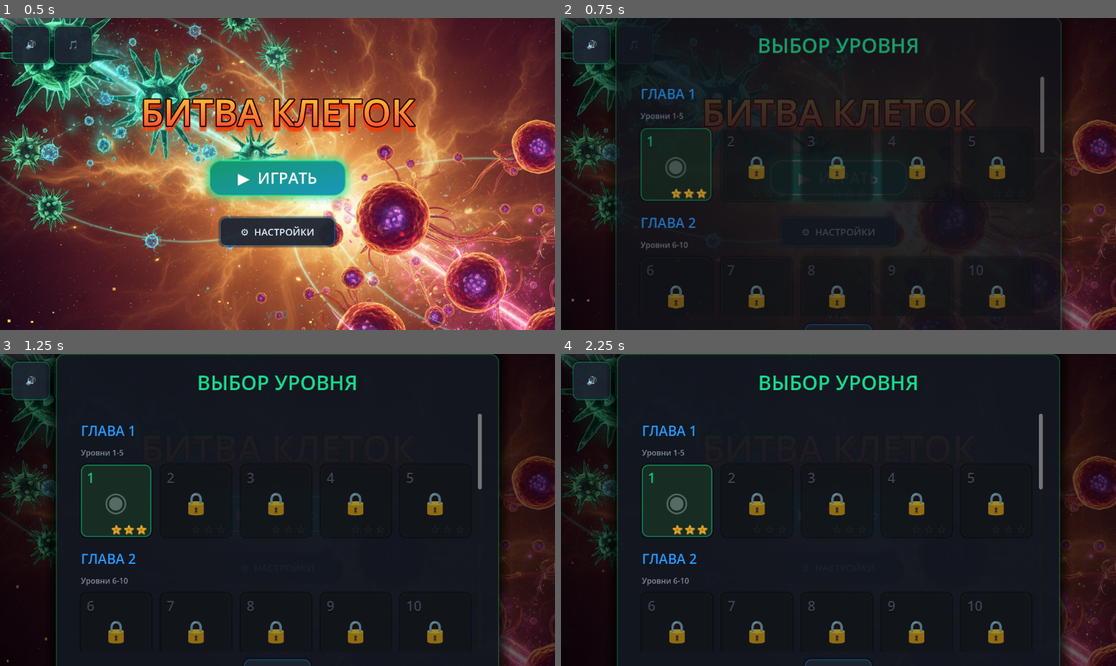
Above: before the commit, frames 1-4 (two rows, left to right).
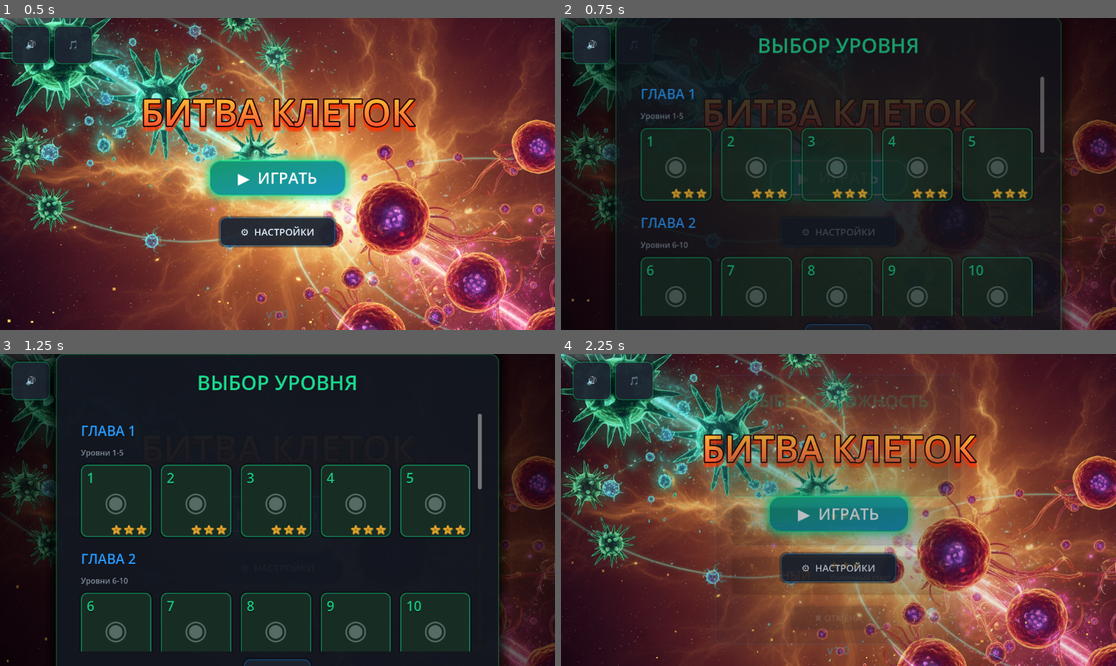
Above: after the commit, the same moments.

Repository: alexey231090/CellColony
Game: Godot game, scene res://scenes/ui/main_menu/main_menu.tscn
The game is run twice, just before and just after one commit, with the same random seed, the same clock (stepped at 60 frames per second) and the same inputs.
Inputs (mouse positions are in pixels of both pictures, inside the frame that each line leads up to):
- Up to frame 1 (0.5 s): no input
- Up to frame 2 (0.75 s): click "▶ ИГРАТЬ" at 0.5 s
- Up to frame 3 (1.25 s): no input
- Up to frame 4 (2.25 s): click "▶ ИГРАТЬ" at 1.25 s; click (838, 475) at 2.02 s

Frame 1 is identical in both runs. In frame 2, 4.1% of the frame differs, in the area x 14-85%, y 35-96%; in frame 3, 4.3%; in frame 4, 94%, in the area x 0-100%, y 0-100%.

Commit message:
Expand campaign through chapter 2
Add the first 10 organic level configs with varied spawns, enemy factions, and island layouts so the campaign ramps up earlier without losing neutral density.

Diff:
--- a/scenes/levels/organic_level.gd
+++ b/scenes/levels/organic_level.gd
@@ -1,10 +1,16 @@
 extends Node2D
 
-const FACTION_BASES_NORMALIZED: Array[Dictionary] = [
-	{"type": BaseCell.OwnerType.PLAYER, "pos": Vector2(-0.68, -0.68)},
-	{"type": BaseCell.OwnerType.ENEMY_RED, "pos": Vector2(0.68, 0.68)},
-	{"type": BaseCell.OwnerType.ENEMY_GREEN, "pos": Vector2(0.68, -0.68)},
-	{"type": BaseCell.OwnerType.ENEMY_YELLOW, "pos": Vector2(-0.68, 0.68)},
+const SPAWN_SLOTS_NORMALIZED: Array[Vector2] = [
+	Vector2(-0.68, -0.68),
+	Vector2(0.68, 0.68),
+	Vector2(0.68, -0.68),
+	Vector2(-0.68, 0.68),
+]
+
+const DEFAULT_ENEMY_TYPES: Array[int] = [
+	BaseCell.OwnerType.ENEMY_RED,
+	BaseCell.OwnerType.ENEMY_GREEN,
+	BaseCell.OwnerType.ENEMY_YELLOW,
 ]
 
 ## ORGANIC LEVEL - CLEAN VERSION ##
@@ -61,8 +67,10 @@
 
 	# 3. Спавним игрока и врагов по конфигу уровня
 	var base_positions: Array[Vector2] = []
+	var player_spawn_slot: int = clampi(int(level_data.get("player_spawn_slot", 0)), 0, SPAWN_SLOTS_NORMALIZED.size() - 1)
+	var enemy_spawn_slots: Array = level_data.get("enemy_spawn_slots", [1, 2, 3])
 	var player_base_pos: Vector2 = _find_safe_pos(
-		FACTION_BASES_NORMALIZED[0].pos * Vector2(level_rect.size.x * 0.5, level_rect.size.y * 0.5),
+		SPAWN_SLOTS_NORMALIZED[player_spawn_slot] * Vector2(level_rect.size.x * 0.5, level_rect.size.y * 0.5),
 		playable_polygon_pts
 	)
 	base_positions.append(player_base_pos)
@@ -71,14 +79,22 @@
 	player_cell.z_index = 100
 	var difficulty: String = String(level_data.get("selected_difficulty", "easy"))
 	var enemy_start_cell_count: int = _get_enemy_start_cell_count(difficulty)
+	var configured_enemy_types: Array = level_data.get("enemy_types", [])
 
 	for i in range(1, int(level_data.get("num_enemies", 1)) + 1):
-		if i >= FACTION_BASES_NORMALIZED.size():
+		if i > DEFAULT_ENEMY_TYPES.size():
 			break
-		var raw_pos: Vector2 = FACTION_BASES_NORMALIZED[i].pos * Vector2(level_rect.size.x * 0.5, level_rect.size.y * 0.5)
+		var spawn_slot_index: int = i
+		if i - 1 < enemy_spawn_slots.size():
+			spawn_slot_index = clampi(int(enemy_spawn_slots[i - 1]), 0, SPAWN_SLOTS_NORMALIZED.size() - 1)
+		var raw_pos: Vector2 = SPAWN_SLOTS_NORMALIZED[spawn_slot_index] * Vector2(level_rect.size.x * 0.5, level_rect.size.y * 0.5)
 		var enemy_pos: Vector2 = _find_safe_pos(raw_pos, playable_polygon_pts)
 		base_positions.append(enemy_pos)
-		var enemy_type: int = int(FACTION_BASES_NORMALIZED[i].type)
+		var enemy_type: int = DEFAULT_ENEMY_TYPES[i - 1]
+		if i - 1 < configured_enemy_types.size():
+			enemy_type = int(configured_enemy_types[i - 1])
+		elif i == 1:
+			enemy_type = int(level_data.get("enemy_type", enemy_type))
 		var enemy_spawn_energies: Array[float] = [28.0, 16.0, 12.0]
 		for spawn_index in range(enemy_start_cell_count):
 			var spawn_pos := enemy_pos
--- a/scenes/levels/organic_level.tscn
+++ b/scenes/levels/organic_level.tscn
@@ -79,3 +79,7 @@
 [node name="AIManager_Green" type="Node" parent="."]
 script = ExtResource("9_ai")
 faction = 3
+
+[node name="AIManager_Yellow" type="Node" parent="."]
+script = ExtResource("9_ai")
+faction = 4
--- a/scripts/core/LevelManager.gd
+++ b/scripts/core/LevelManager.gd
@@ -6,7 +6,7 @@
 const CHAPTER_SIZE := 5
 
 var current_level: int = 1
-var unlocked_levels: int = 1
+var unlocked_levels: int = 10
 var selected_difficulty: String = DIFFICULTY_EASY
 
 const DEFAULT_LEVEL_DATA := {
@@ -31,7 +31,7 @@
 		"has_islands": true,
 		"is_organic": true,
 		"map_scale": 1.1,
-		"num_neutrals": 46,
+		"num_neutrals": 61,
 		"seed": 101,
 		"shape_type": "rounded_box",
 		"shape_size": Vector2(7200, 5000),
@@ -57,6 +57,555 @@
 				"radius_y": 140.0,
 				"rotation": 0.73,
 				"noise_amp": 0.2,
+			},
+		],
+	},
+	{
+		"id": 2,
+		"chapter": 1,
+		"title": "Тройной Барьер",
+		"scene_path": "res://scenes/levels/organic_level.tscn",
+		"num_enemies": 1,
+		"enemy_type": BaseCell.OwnerType.ENEMY_GREEN,
+		"has_islands": true,
+		"is_organic": true,
+		"map_scale": 1.1,
+		"num_neutrals": 61,
+		"seed": 118,
+		"shape_type": "rounded_box",
+		"shape_size": Vector2(7200, 5000),
+		"shape_power": 4.6,
+		"play_area_radius_mult": 1.0,
+		"noise_freq": 0.0014,
+		"noise_amp": 0.08,
+		"island_count": 3,
+		"island_radius": 340.0,
+		"island_noise_freq": 0.0032,
+		"island_noise_amp": 0.22,
+		"island_specs": [
+			{
+				"center_ratio": Vector2(0.46, -0.3),
+				"radius_x": 430.0,
+				"radius_y": 220.0,
+				"rotation": -0.3,
+				"noise_amp": 0.26,
+			},
+			{
+				"center_ratio": Vector2(0.02, -0.02),
+				"radius_x": 380.0,
+				"radius_y": 240.0,
+				"rotation": 0.22,
+				"noise_amp": 0.2,
+			},
+			{
+				"center_ratio": Vector2(-0.44, 0.32),
+				"radius_x": 410.0,
+				"radius_y": 210.0,
+				"rotation": 0.58,
+				"noise_amp": 0.22,
+			},
+		],
+	},
+	{
+		"id": 3,
+		"chapter": 1,
+		"title": "Двойной Контакт",
+		"scene_path": "res://scenes/levels/organic_level.tscn",
+		"player_spawn_slot": 3,
+		"enemy_spawn_slots": [1, 2],
+		"num_enemies": 2,
+		"enemy_types": [BaseCell.OwnerType.ENEMY_RED, BaseCell.OwnerType.ENEMY_YELLOW],
+		"has_islands": true,
+		"is_organic": true,
+		"map_scale": 1.1,
+		"num_neutrals": 62,
+		"seed": 135,
+		"shape_type": "rounded_box",
+		"shape_size": Vector2(7200, 5000),
+		"shape_power": 4.6,
+		"play_area_radius_mult": 1.0,
+		"noise_freq": 0.0014,
+		"noise_amp": 0.08,
+		"island_count": 4,
+		"island_radius": 310.0,
+		"island_noise_freq": 0.0032,
+		"island_noise_amp": 0.22,
+		"island_specs": [
+			{
+				"center_ratio": Vector2(0.08, -0.32),
+				"radius_x": 320.0,
+				"radius_y": 180.0,
+				"rotation": -0.18,
+				"noise_amp": 0.22,
+			},
+			{
+				"center_ratio": Vector2(0.38, 0.08),
+				"radius_x": 360.0,
+				"radius_y": 210.0,
+				"rotation": 0.46,
+				"noise_amp": 0.2,
+			},
+			{
+				"center_ratio": Vector2(-0.08, 0.28),
+				"radius_x": 300.0,
+				"radius_y": 190.0,
+				"rotation": 0.2,
+				"noise_amp": 0.18,
+			},
+			{
+				"center_ratio": Vector2(-0.32, 0.06),
+				"radius_x": 340.0,
+				"radius_y": 170.0,
+				"rotation": -0.55,
+				"noise_amp": 0.23,
+			},
+		],
+	},
+	{
+		"id": 4,
+		"chapter": 1,
+		"title": "Перекрестный Рост",
+		"scene_path": "res://scenes/levels/organic_level.tscn",
+		"player_spawn_slot": 1,
+		"enemy_spawn_slots": [2, 3],
+		"num_enemies": 2,
+		"enemy_types": [BaseCell.OwnerType.ENEMY_GREEN, BaseCell.OwnerType.ENEMY_YELLOW],
+		"has_islands": true,
+		"is_organic": true,
+		"map_scale": 1.1,
+		"num_neutrals": 62,
+		"seed": 152,
+		"shape_type": "rounded_box",
+		"shape_size": Vector2(7200, 5000),
+		"shape_power": 4.6,
+		"play_area_radius_mult": 1.0,
+		"noise_freq": 0.0014,
+		"noise_amp": 0.08,
+		"island_count": 4,
+		"island_radius": 350.0,
+		"island_noise_freq": 0.0032,
+		"island_noise_amp": 0.22,
+		"island_specs": [
+			{
+				"center_ratio": Vector2(-0.42, -0.08),
+				"radius_x": 420.0,
+				"radius_y": 220.0,
+				"rotation": -0.34,
+				"noise_amp": 0.24,
+			},
+			{
+				"center_ratio": Vector2(0.24, -0.34),
+				"radius_x": 330.0,
+				"radius_y": 190.0,
+				"rotation": 0.28,
+				"noise_amp": 0.2,
+			},
+			{
+				"center_ratio": Vector2(0.44, 0.24),
+				"radius_x": 380.0,
+				"radius_y": 210.0,
+				"rotation": 0.52,
+				"noise_amp": 0.22,
+			},
+			{
+				"center_ratio": Vector2(-0.28, 0.42),
+				"radius_x": 350.0,
+				"radius_y": 180.0,
+				"rotation": -0.08,
+				"noise_amp": 0.19,
+			},
+		],
+	},
+	{
+		"id": 5,
+		"chapter": 1,
+		"title": "Плотная Мембрана",
+		"scene_path": "res://scenes/levels/organic_level.tscn",
+		"player_spawn_slot": 2,
+		"enemy_spawn_slots": [1, 3],
+		"num_enemies": 2,
+		"enemy_types": [BaseCell.OwnerType.ENEMY_RED, BaseCell.OwnerType.ENEMY_GREEN],
+		"has_islands": true,
+		"is_organic": true,
+		"map_scale": 1.1,
+		"num_neutrals": 63,
+		"seed": 169,
+		"shape_type": "rounded_box",
+		"shape_size": Vector2(7200, 5000),
+		"shape_power": 4.6,
+		"play_area_radius_mult": 1.0,
+		"noise_freq": 0.0014,
+		"noise_amp": 0.08,
+		"island_count": 5,
+		"island_radius": 330.0,
+		"island_noise_freq": 0.0032,
+		"island_noise_amp": 0.22,
+		"island_specs": [
+			{
+				"center_ratio": Vector2(-0.32, -0.34),
+				"radius_x": 330.0,
+				"radius_y": 170.0,
+				"rotation": -0.4,
+				"noise_amp": 0.22,
+			},
+			{
+				"center_ratio": Vector2(0.36, -0.14),
+				"radius_x": 370.0,
+				"radius_y": 200.0,
+				"rotation": 0.18,
+				"noise_amp": 0.2,
+			},
+			{
+				"center_ratio": Vector2(-0.46, 0.12),
+				"radius_x": 310.0,
+				"radius_y": 190.0,
+				"rotation": 0.66,
+				"noise_amp": 0.18,
+			},
+			{
+				"center_ratio": Vector2(0.16, 0.28),
+				"radius_x": 340.0,
+				"radius_y": 210.0,
+				"rotation": -0.14,
+				"noise_amp": 0.21,
+			},
+			{
+				"center_ratio": Vector2(-0.08, 0.46),
+				"radius_x": 280.0,
+				"radius_y": 150.0,
+				"rotation": 0.1,
+				"noise_amp": 0.17,
+			},
+		],
+	},
+	{
+		"id": 6,
+		"chapter": 2,
+		"title": "Дуговой Раздел",
+		"scene_path": "res://scenes/levels/organic_level.tscn",
+		"player_spawn_slot": 0,
+		"enemy_spawn_slots": [1, 2],
+		"num_enemies": 2,
+		"enemy_types": [BaseCell.OwnerType.ENEMY_RED, BaseCell.OwnerType.ENEMY_YELLOW],
+		"has_islands": true,
+		"is_organic": true,
+		"map_scale": 1.16,
+		"num_neutrals": 64,
+		"seed": 186,
+		"shape_type": "rounded_box",
+		"shape_size": Vector2(7200, 5000),
+		"shape_power": 4.6,
+		"play_area_radius_mult": 1.0,
+		"noise_freq": 0.00135,
+		"noise_amp": 0.08,
+		"island_count": 5,
+		"island_radius": 360.0,
+		"island_noise_freq": 0.0031,
+		"island_noise_amp": 0.22,
+		"island_specs": [
+			{
+				"center_ratio": Vector2(-0.08, -0.28),
+				"radius_x": 340.0,
+				"radius_y": 180.0,
+				"rotation": -0.26,
+				"noise_amp": 0.2,
+			},
+			{
+				"center_ratio": Vector2(0.28, -0.18),
+				"radius_x": 390.0,
+				"radius_y": 220.0,
+				"rotation": 0.14,
+				"noise_amp": 0.22,
+			},
+			{
+				"center_ratio": Vector2(-0.32, 0.06),
+				"radius_x": 320.0,
+				"radius_y": 200.0,
+				"rotation": 0.58,
+				"noise_amp": 0.19,
+			},
+			{
+				"center_ratio": Vector2(0.12, 0.22),
+				"radius_x": 360.0,
+				"radius_y": 210.0,
+				"rotation": -0.18,
+				"noise_amp": 0.21,
+			},
+			{
+				"center_ratio": Vector2(-0.06, 0.44),
+				"radius_x": 300.0,
+				"radius_y": 160.0,
+				"rotation": 0.08,
+				"noise_amp": 0.17,
+			},
+		],
+	},
+	{
+		"id": 7,
+		"chapter": 2,
+		"title": "Тяжелые Потоки",
+		"scene_path": "res://scenes/levels/organic_level.tscn",
+		"player_spawn_slot": 3,
+		"enemy_spawn_slots": [2, 1],
+		"num_enemies": 2,
+		"enemy_types": [BaseCell.OwnerType.ENEMY_GREEN, BaseCell.OwnerType.ENEMY_YELLOW],
+		"has_islands": true,
+		"is_organic": true,
+		"map_scale": 1.17,
+		"num_neutrals": 64,
+		"seed": 203,
+		"shape_type": "rounded_box",
+		"shape_size": Vector2(7200, 5000),
+		"shape_power": 4.6,
+		"play_area_radius_mult": 1.0,
+		"noise_freq": 0.00135,
+		"noise_amp": 0.085,
+		"island_count": 5,
+		"island_radius": 390.0,
+		"island_noise_freq": 0.0031,
+		"island_noise_amp": 0.23,
+		"island_specs": [
+			{
+				"center_ratio": Vector2(-0.24, -0.3),
+				"radius_x": 360.0,
+				"radius_y": 190.0,
+				"rotation": -0.4,
+				"noise_amp": 0.22,
+			},
+			{
+				"center_ratio": Vector2(0.2, -0.28),
+				"radius_x": 420.0,
+				"radius_y": 230.0,
+				"rotation": 0.24,
+				"noise_amp": 0.24,
+			},
+			{
+				"center_ratio": Vector2(-0.38, 0.08),
+				"radius_x": 340.0,
+				"radius_y": 210.0,
+				"rotation": 0.52,
+				"noise_amp": 0.2,
+			},
+			{
+				"center_ratio": Vector2(0.14, 0.1),
+				"radius_x": 380.0,
+				"radius_y": 220.0,
+				"rotation": -0.12,
+				"noise_amp": 0.21,
+			},
+			{
+				"center_ratio": Vector2(-0.02, 0.42),
+				"radius_x": 320.0,
+				"radius_y": 170.0,
+				"rotation": 0.06,
+				"noise_amp": 0.18,
+			},
+		],
+	},
+	{
+		"id": 8,
+		"chapter": 2,
+		"title": "Шесть Просветов",
+		"scene_path": "res://scenes/levels/organic_level.tscn",
+		"player_spawn_slot": 2,
+		"enemy_spawn_slots": [3, 0],
+		"num_enemies": 2,
+		"enemy_types": [BaseCell.OwnerType.ENEMY_RED, BaseCell.OwnerType.ENEMY_GREEN],
+		"has_islands": true,
+		"is_organic": true,
+		"map_scale": 1.18,
+		"num_neutrals": 65,
+		"seed": 220,
+		"shape_type": "rounded_box",
+		"shape_size": Vector2(7200, 5000),
+		"shape_power": 4.6,
+		"play_area_radius_mult": 1.0,
+		"noise_freq": 0.0013,
+		"noise_amp": 0.085,
+		"island_count": 6,
+		"island_radius": 370.0,
+		"island_noise_freq": 0.0031,
+		"island_noise_amp": 0.22,
+		"island_specs": [
+			{
+				"center_ratio": Vector2(-0.22, -0.28),
+				"radius_x": 320.0,
+				"radius_y": 180.0,
+				"rotation": -0.32,
+				"noise_amp": 0.2,
+			},
+			{
+				"center_ratio": Vector2(0.18, -0.32),
+				"radius_x": 350.0,
+				"radius_y": 190.0,
+				"rotation": 0.16,
+				"noise_amp": 0.22,
+			},
+			{
+				"center_ratio": Vector2(-0.42, 0.02),
+				"radius_x": 300.0,
+				"radius_y": 190.0,
+				"rotation": 0.62,
+				"noise_amp": 0.18,
+			},
+			{
+				"center_ratio": Vector2(-0.02, 0.02),
+				"radius_x": 420.0,
+				"radius_y": 240.0,
+				"rotation": -0.06,
+				"noise_amp": 0.23,
+			},
+			{
+				"center_ratio": Vector2(0.36, 0.12),
+				"radius_x": 320.0,
+				"radius_y": 180.0,
+				"rotation": -0.44,
+				"noise_amp": 0.19,
+			},
+			{
+				"center_ratio": Vector2(0.04, 0.42),
+				"radius_x": 310.0,
+				"radius_y": 160.0,
+				"rotation": 0.18,
+				"noise_amp": 0.17,
+			},
+		],
+	},
+	{
+		"id": 9,
+		"chapter": 2,
+		"title": "Верхний Нажим",
+		"scene_path": "res://scenes/levels/organic_level.tscn",
+		"player_spawn_slot": 1,
+		"enemy_spawn_slots": [0, 2],
+		"num_enemies": 2,
+		"enemy_types": [BaseCell.OwnerType.ENEMY_RED, BaseCell.OwnerType.ENEMY_YELLOW],
+		"has_islands": true,
+		"is_organic": true,
+		"map_scale": 1.2,
+		"num_neutrals": 65,
+		"seed": 237,
+		"shape_type": "rounded_box",
+		"shape_size": Vector2(7200, 5000),
+		"shape_power": 4.6,
+		"play_area_radius_mult": 1.0,
+		"noise_freq": 0.0013,
+		"noise_amp": 0.09,
+		"island_count": 6,
+		"island_radius": 395.0,
+		"island_noise_freq": 0.00305,
+		"island_noise_amp": 0.23,
+		"island_specs": [
+			{
+				"center_ratio": Vector2(-0.32, -0.28),
+				"radius_x": 360.0,
+				"radius_y": 190.0,
+				"rotation": -0.38,
+				"noise_amp": 0.21,
+			},
+			{
+				"center_ratio": Vector2(0.08, -0.34),
+				"radius_x": 390.0,
+				"radius_y": 210.0,
+				"rotation": 0.08,
+				"noise_amp": 0.23,
+			},
+			{
+				"center_ratio": Vector2(0.4, -0.26),
+				"radius_x": 340.0,
+				"radius_y": 180.0,
+				"rotation": 0.34,
+				"noise_amp": 0.2,
+			},
+			{
+				"center_ratio": Vector2(-0.18, 0.02),
+				"radius_x": 330.0,
+				"radius_y": 210.0,
+				"rotation": 0.58,
+				"noise_amp": 0.19,
+			},
+			{
+				"center_ratio": Vector2(0.24, 0.12),
+				"radius_x": 350.0,
+				"radius_y": 200.0,
+				"rotation": -0.22,
+				"noise_amp": 0.2,
+			},
+			{
+				"center_ratio": Vector2(0.02, 0.42),
+				"radius_x": 310.0,
+				"radius_y": 170.0,
+				"rotation": 0.1,
+				"noise_amp": 0.17,
+			},
+		],
+	},
+	{
+		"id": 10,
+		"chapter": 2,
+		"title": "Секторный Захват",
+		"scene_path": "res://scenes/levels/organic_level.tscn",
+		"player_spawn_slot": 0,
+		"enemy_spawn_slots": [3, 1],
+		"num_enemies": 2,
+		"enemy_types": [BaseCell.OwnerType.ENEMY_GREEN, BaseCell.OwnerType.ENEMY_YELLOW],
+		"has_islands": true,
+		"is_organic": true,
+		"map_scale": 1.22,
+		"num_neutrals": 66,
+		"seed": 254,
+		"shape_type": "rounded_box",
+		"shape_size": Vector2(7200, 5000),
+		"shape_power": 4.7,
+		"play_area_radius_mult": 1.0,
+		"noise_freq": 0.00128,
+		"noise_amp": 0.09,
+		"island_count": 6,
+		"island_radius": 410.0,
+		"island_noise_freq": 0.003,
+		"island_noise_amp": 0.23,
+		"island_specs": [
+			{
+				"center_ratio": Vector2(-0.34, -0.22),
+				"radius_x": 340.0,
+				"radius_y": 190.0,
+				"rotation": -0.3,
+				"noise_amp": 0.2,
+			},
+			{
+				"center_ratio": Vector2(0.12, -0.3),
+				"radius_x": 400.0,
+				"radius_y": 220.0,
+				"rotation": 0.12,
+				"noise_amp": 0.23,
+			},
+			{
+				"center_ratio": Vector2(0.42, -0.04),
+				"radius_x": 330.0,
+				"radius_y": 200.0,
+				"rotation": 0.44,
+				"noise_amp": 0.2,
+			},
+			{
+				"center_ratio": Vector2(-0.16, 0.08),
+				"radius_x": 350.0,
+				"radius_y": 210.0,
+				"rotation": 0.62,
+				"noise_amp": 0.19,
+			},
+			{
+				"center_ratio": Vector2(0.18, 0.24),
+				"radius_x": 370.0,
+				"radius_y": 210.0,
+				"rotation": -0.16,
+				"noise_amp": 0.22,
+			},
+			{
+				"center_ratio": Vector2(-0.06, 0.46),
+				"radius_x": 320.0,
+				"radius_y": 170.0,
+				"rotation": 0.08,
+				"noise_amp": 0.17,
 			},
 		],
 	},
@@ -79,9 +628,12 @@
 		level_data["chapter"] = int(ceili(float(i) / float(CHAPTER_SIZE)))
 		level_data["title"] = "Уровень %d" % i
 		level_data["seed"] = 100 + i * 17
-		level_data["num_neutrals"] = maxi(24, 48 - int((i - 1) / 2))
+		level_data["num_neutrals"] = 61 + mini(15, int((i - 1) / 2))
 		level_data["map_scale"] = 1.08 + minf(0.5, float(i - 1) * 0.015)
-		level_data["island_count"] = mini(5, 2 + int((i - 1) / 5))
+		level_data["island_count"] = mini(10, 2 + int((i - 1) / 4))
+		level_data["num_enemies"] = 2 if i >= 3 else 1
+		if i >= 3:
+			level_data["enemy_spawn_slots"] = [1, 2]
 		levels.append(level_data)
 
 func get_total_levels() -> int:
Not shown, changed: REFERENCE.md
